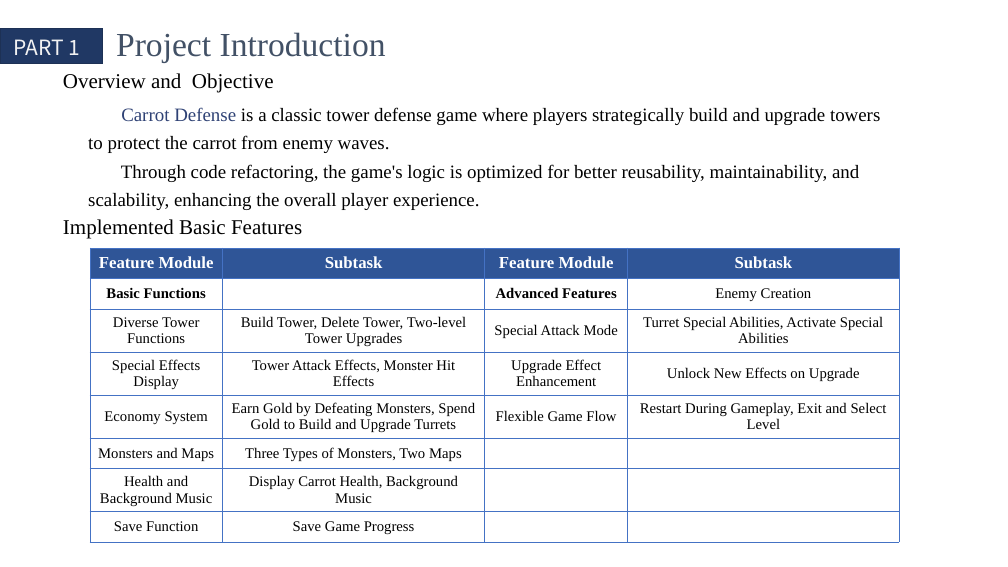
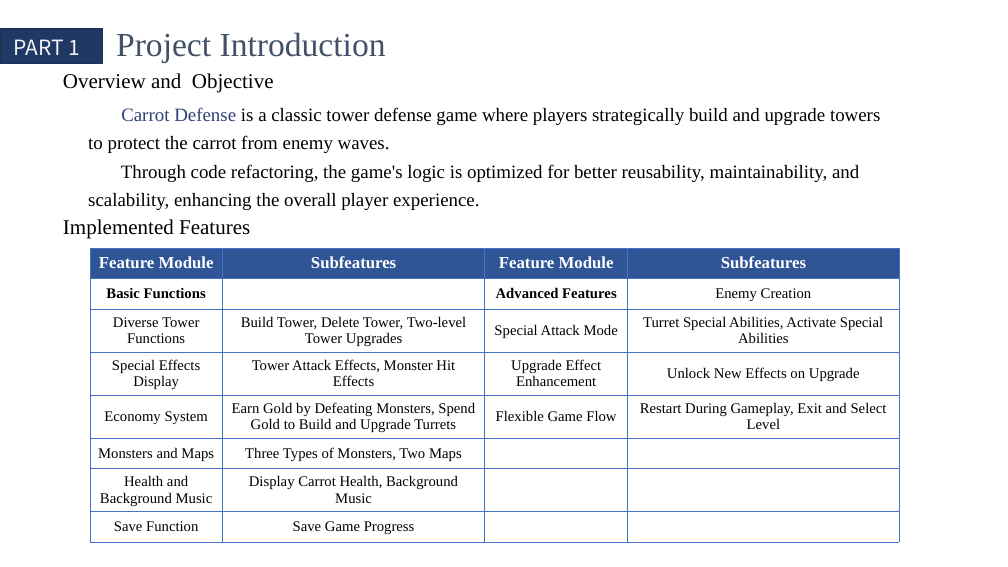
Before and after one commit to QinCheng0928/Cocos2d, a slide deck: slide 3 of 文档/DesignPattern.pptx. Drawn at 1008x567 pixels with LibreOffice and Linux fonts; fonts in the diff are those of the drawing. Boxes give left, top, right and bottom in pixels: in the first picture for what was removed or moved away, otherwise in the second. Text is boxed around its words. In the diff, an @@ line names an element or a change of style, - is before the commit and + after.

```diff
--- a/文档/DesignPattern.pptx
+++ b/文档/DesignPattern.pptx
@@ text at (63,219,250,238): text changed @@
-Implemented Basic Features
+Implemented Features
@@ table at (90,248,899,542) @@
-row 1, column 2: Subtask
+row 1, column 2: Subfeatures
-row 1, column 4: Subtask
+row 1, column 4: Subfeatures
```
Also in this commit, not shown: 3 other slides changed, 1 slide added, 3 other files.
